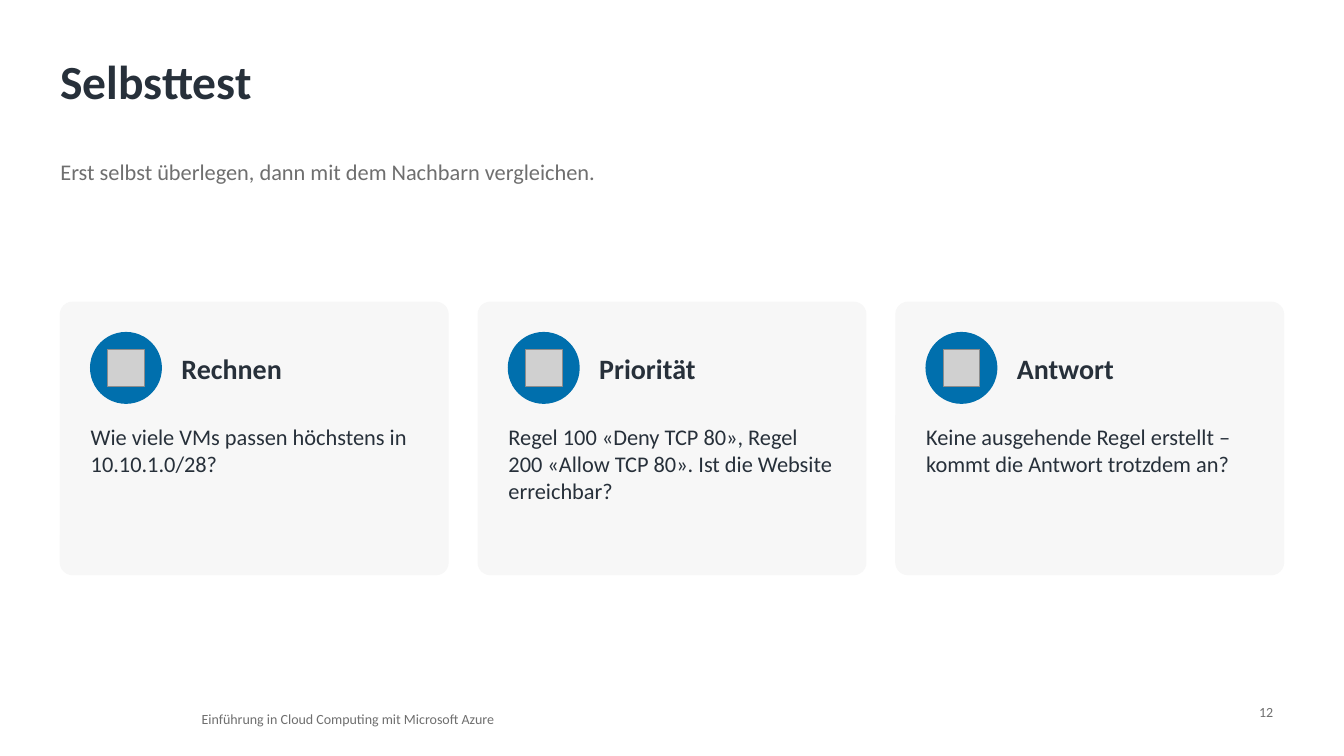
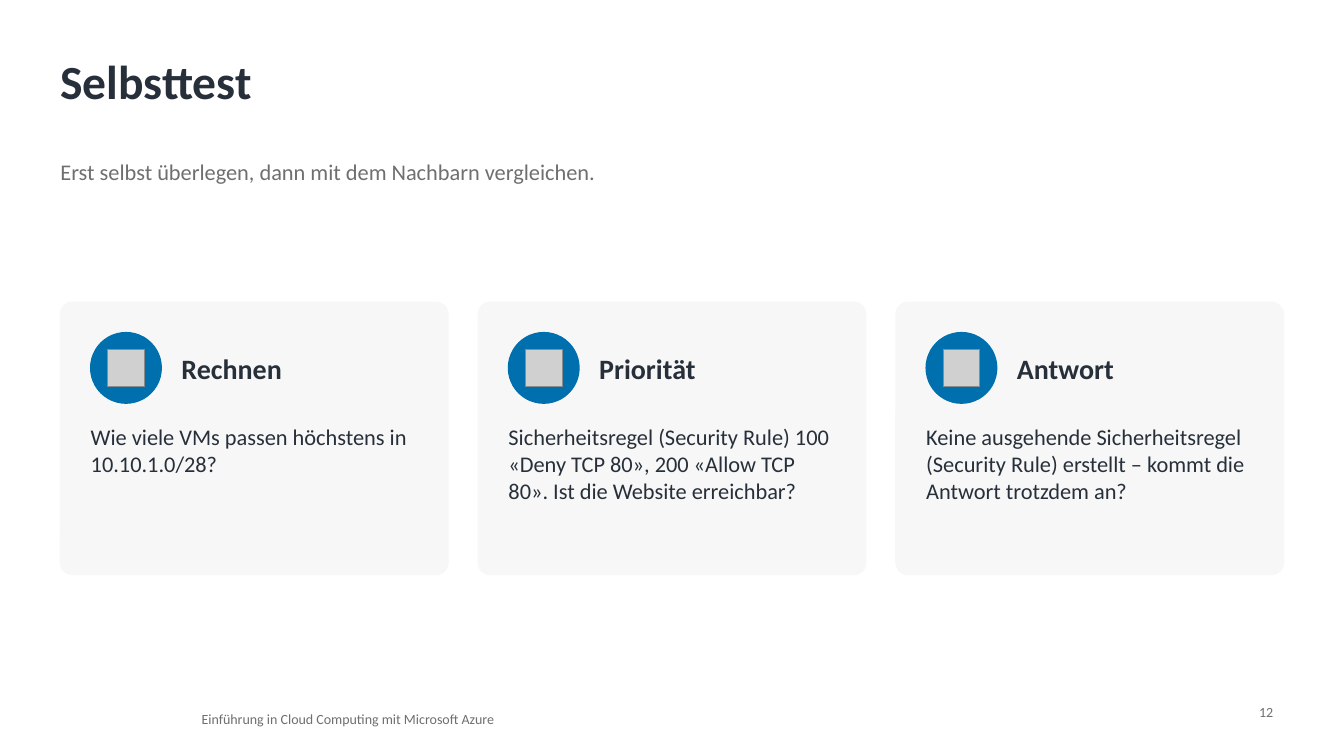
Before and after one commit to pat-teacher/azure-basics-training, a slide deck: slide 12 of praesentationen/input-06-azure-networking.pptx. Drawn at 1344x756 pixels with LibreOffice and Linux fonts; fonts in the diff are those of the drawing; grey boxes stand for pictures; background and template pictures are left out. Boxes give left, top, right and bottom in pixels: in the first picture for what was removed or moved away, otherwise in the second. Text is boxed around its words. In the diff, an @@ line names an element or a change of style, - is before the commit and + after.

Commit message:
Refactor terminology from NSG rules to Security Rules across documentation and codebase for consistency and clarity. Update related content in README, assignments, solutions, presentations, and glossary. Ensure all references to security rules are accurate and reflect current Azure terminology.

```diff
--- a/praesentationen/input-06-azure-networking.pptx
+++ b/praesentationen/input-06-azure-networking.pptx
@@ text at [508,429,829,499]: text changed @@
-Regel 100 «Deny TCP 80», Regel 200 «Allow TCP 80». Ist die Website erreichbar?
+Sicherheitsregel (Security Rule) 100 «Deny TCP 80», 200 «Allow TCP 80». Ist die Website erreichbar?
@@ text at [926,429,1244,499]: text changed @@
-Keine ausgehende Regel erstellt – kommt die Antwort trotzdem an?
+Keine ausgehende Sicherheitsregel (Security Rule) erstellt – kommt die Antwort trotzdem an?
```
Also in this commit, not shown: 3 other slides changed, 17 other files.
